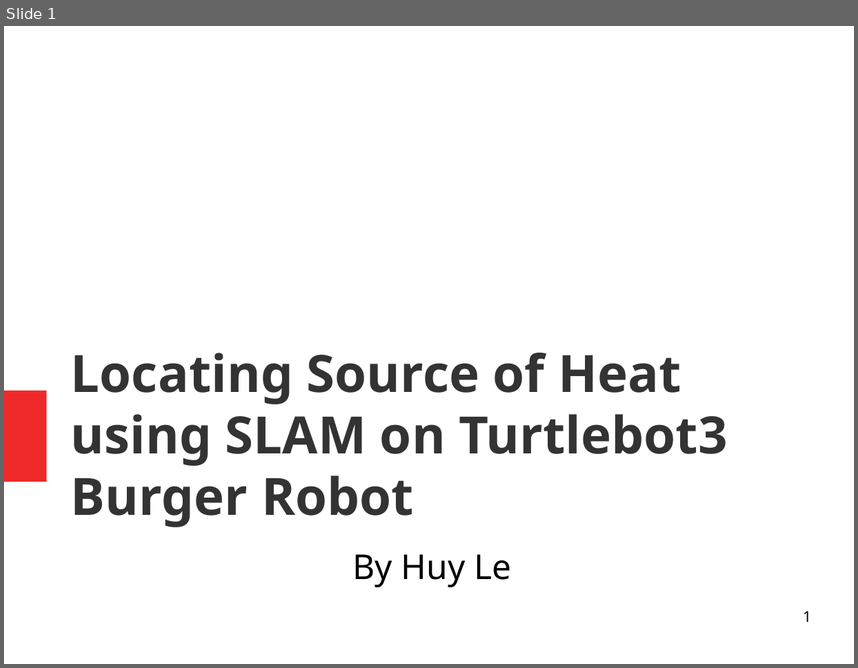
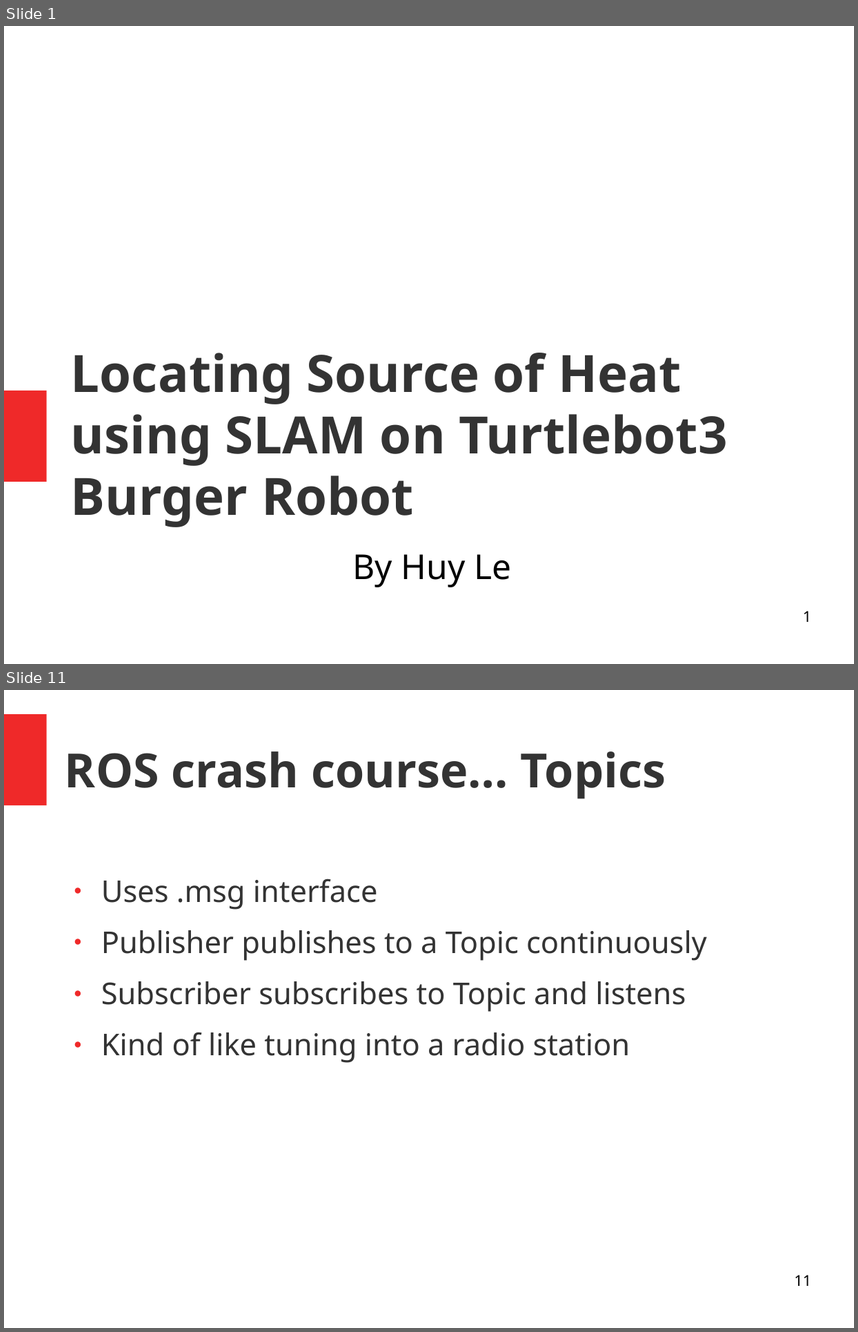
Before and after one commit to huybeme/slam_capstone, a slide deck: presentaton.odp. Shown one above the other, each under a label of ours: slide 1 before the commit, slides 1 and 11 after it; the slides between them are not shown. The pictures are 858x668 and 858x1332 pixels, drawn with LibreOffice and Linux fonts; fonts in the diff are those of the drawing. Boxes give left, top, right and bottom in pixels: in the first picture for what was removed or moved away, otherwise in the second. Text is boxed around its words. In the diff, an @@ line names an element or a change of style, - is before the commit and + after.

```diff
--- a/presentaton.odp
+++ b/presentaton.odp
@@ slide 11 added at (x1=4, y1=690, x2=854, y2=1328), background #FFFFFF @@
@@ rectangle added at (x1=4, y1=714, x2=46, y2=805), fill #EF2929 @@
@@ title added at (x1=65, y1=751, x2=666, y2=799), 44 pt, text #333333, bold @@
+ROS crash course… Topics
@@ text added at (x1=101, y1=878, x2=707, y2=1063), 28 pt, text #333333 @@
+● Uses .msg interface
+● Publisher publishes to a Topic continuously
+● Subscriber subscribes to Topic and listens
+● Kind of like tuning into a radio station
@@ page number added at (x1=794, y1=1274, x2=811, y2=1285), 14 pt, text #000000 @@
+11
```
Also in this commit, not shown: 7 slides changed, 22 other slides added.
